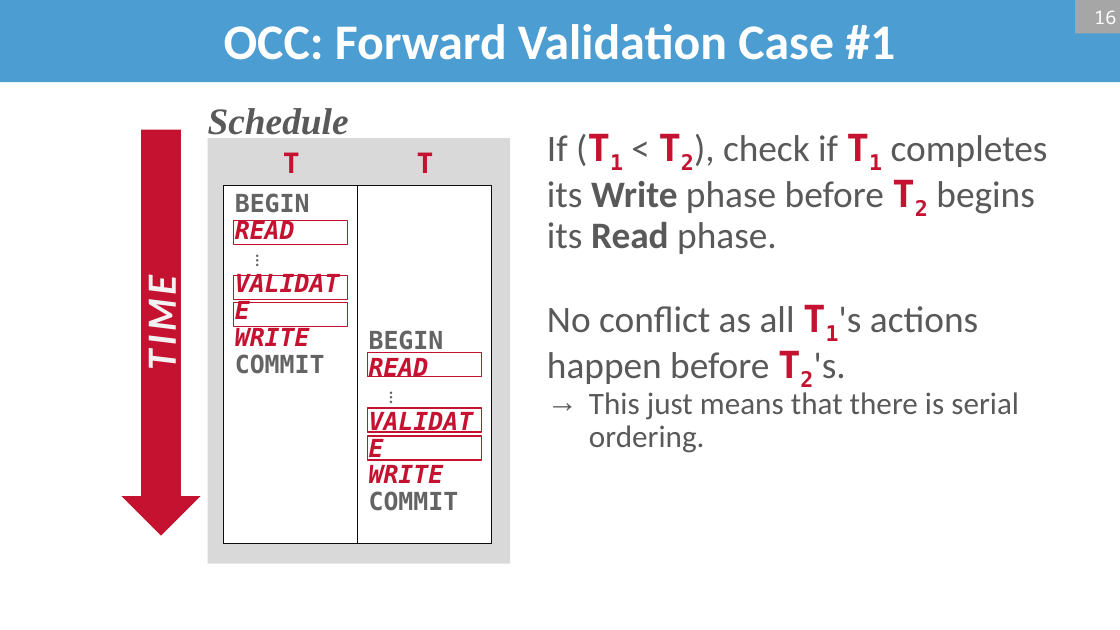
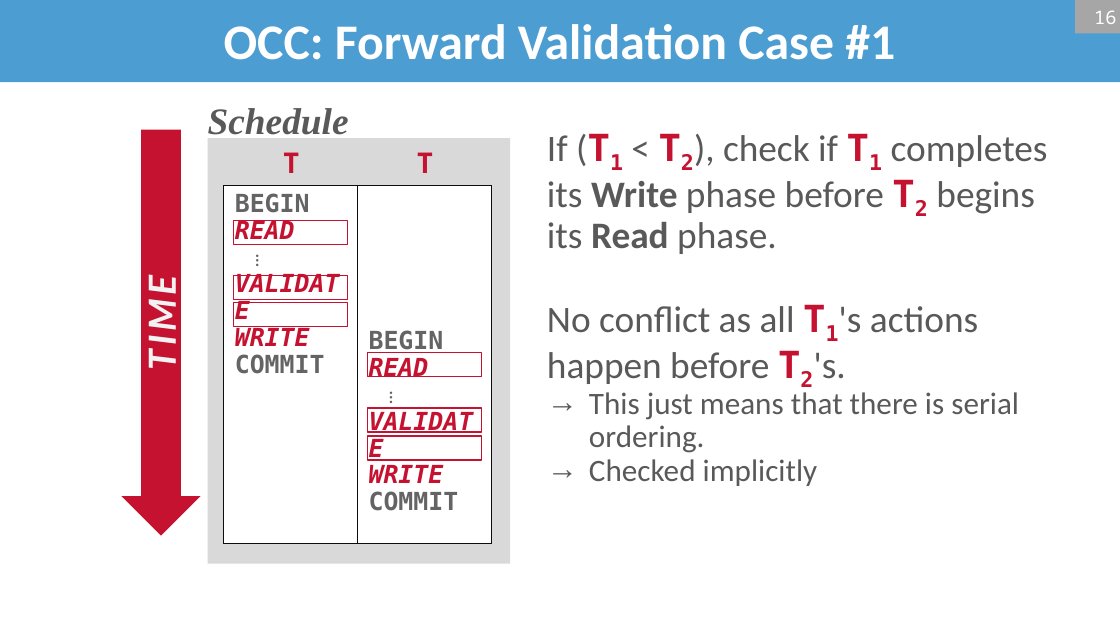
Before and after one commit to bsb20/bsb20.github.io, a slide deck: slide 16 of docs/421_f26/lectures/L18_occ.pptx. Drawn at 1120x630 pixels with LibreOffice and Linux fonts; fonts in the diff are those of the drawing; background and template pictures are left out. Boxes give left, top, right and bottom in pixels: in the first picture for what was removed or moved away, otherwise in the second. Text is boxed around its words. In the diff, an @@ line names an element or a change of style, - is before the commit and + after.

```diff
--- a/docs/421_f26/lectures/L18_occ.pptx
+++ b/docs/421_f26/lectures/L18_occ.pptx
@@ text at [589, 459, 818, 486]: paragraph added @@
+  → Checked implicitly
```
Also in this commit, not shown: 19 other slides changed, 1 slide removed, 1 other file.
